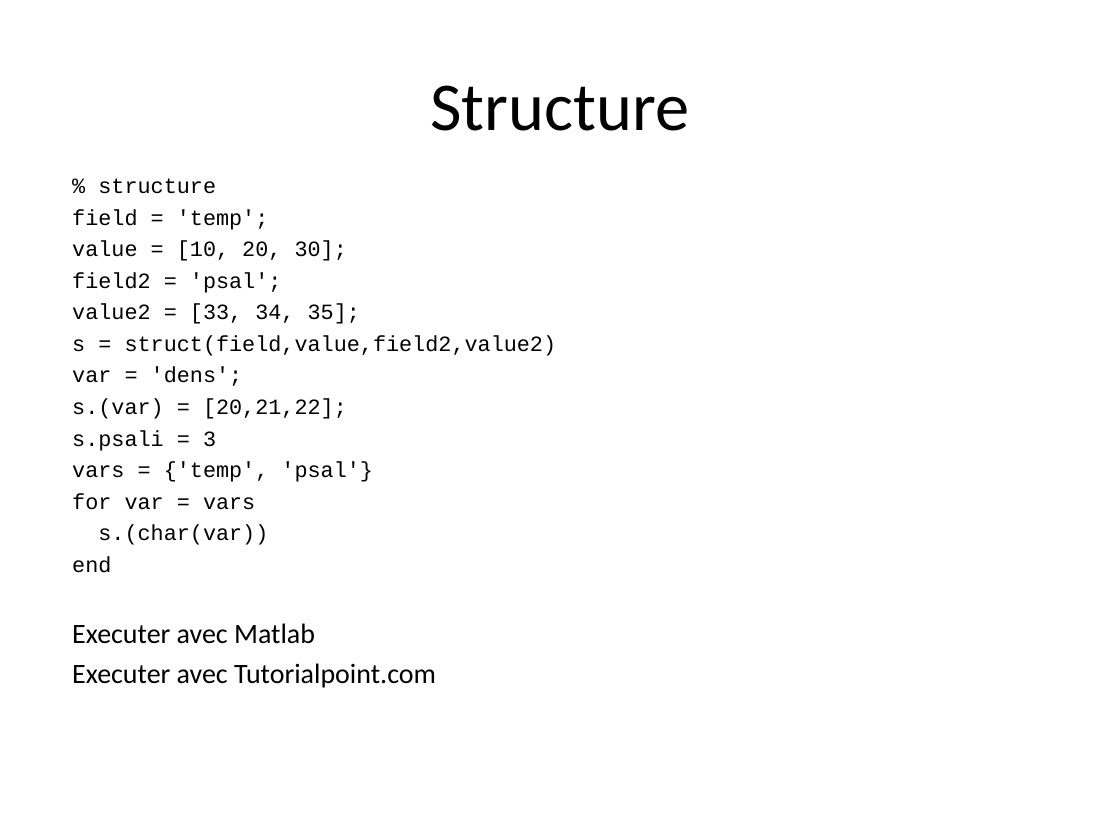
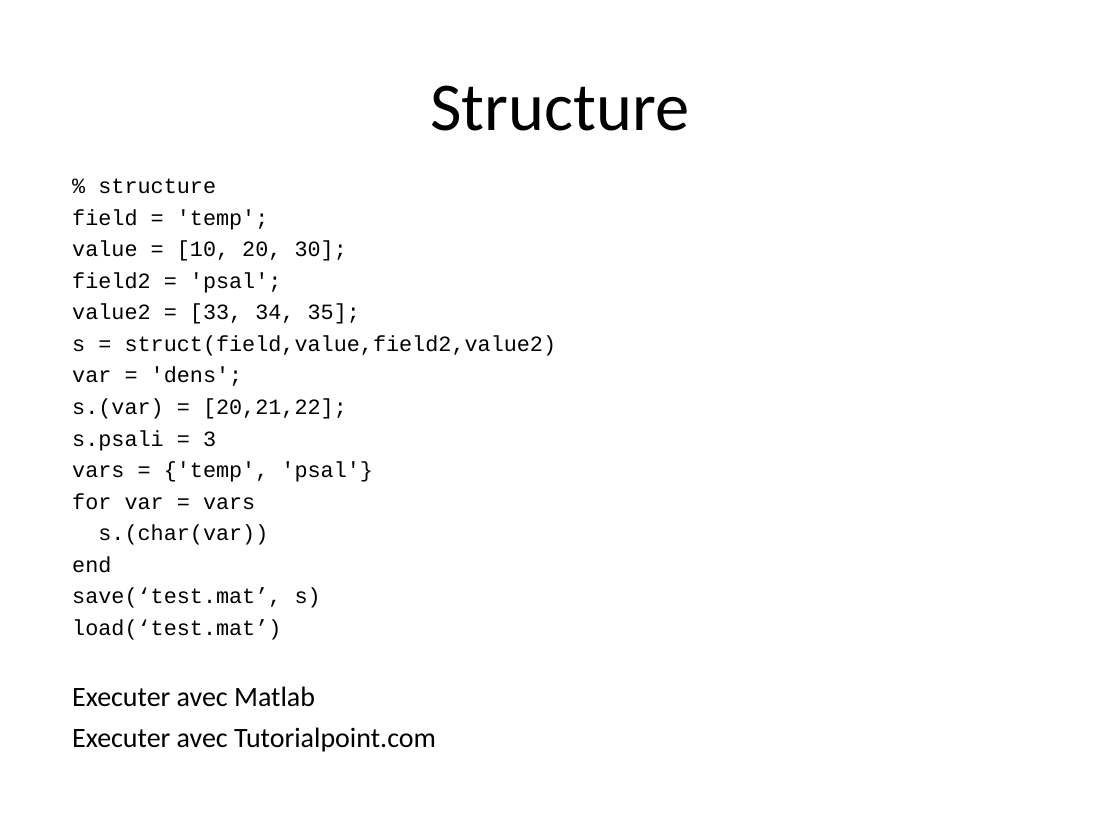
Before and after one commit to jgrelet/course-object-programing-with-Matlab, a slide deck: slide 9 of Introduction à la programmation objet avec Matlab.ppt. Drawn at 1120x840 pixels with LibreOffice and Linux fonts; fonts in the diff are those of the drawing. Boxes give left, top, right and bottom in pixels: in the first picture for what was removed or moved away, otherwise in the second. Text is boxed around its words. In the diff, an @@ line names an element or a change of style, - is before the commit and + after.

```diff
--- a/Introduction à la programmation objet avec Matlab.ppt
+++ b/Introduction à la programmation objet avec Matlab.ppt
@@ text at <box>72,588,321,640</box>: paragraphs added @@
+save(‘test.mat’, s)
+load(‘test.mat’)
```
Also in this commit, not shown: 5 other slides changed, 3 slides added, 1 other file.
